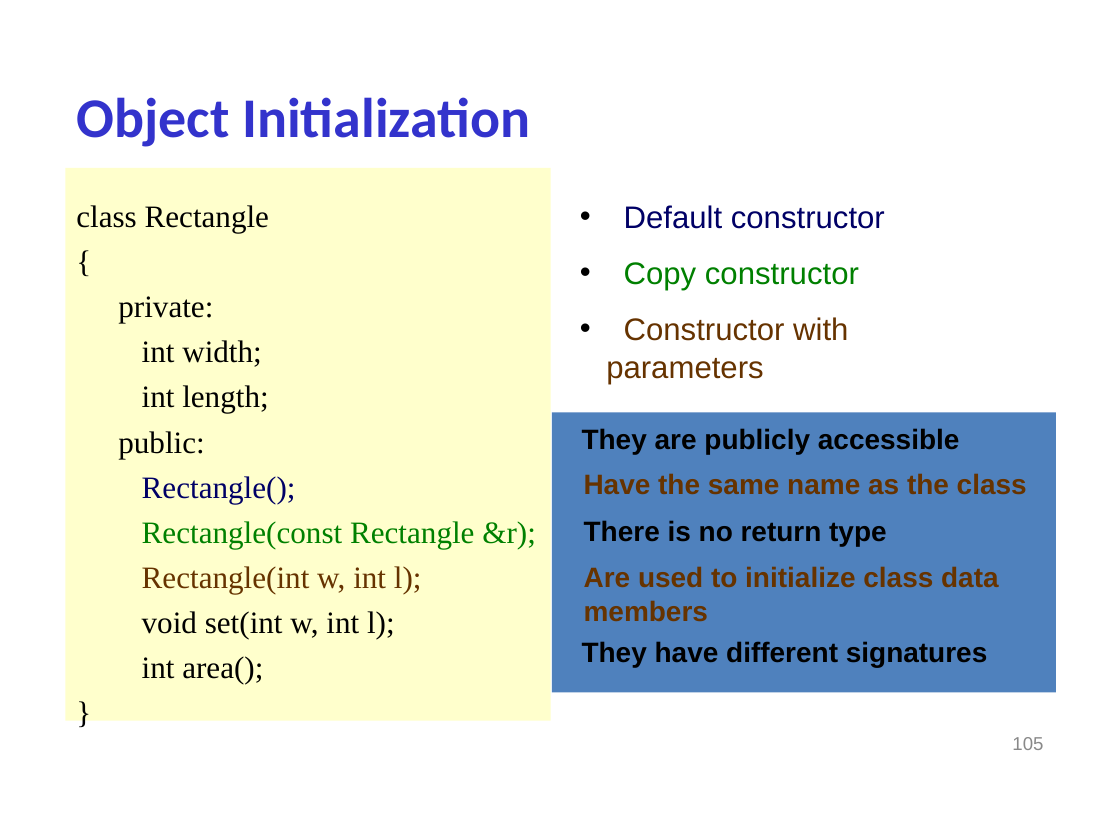
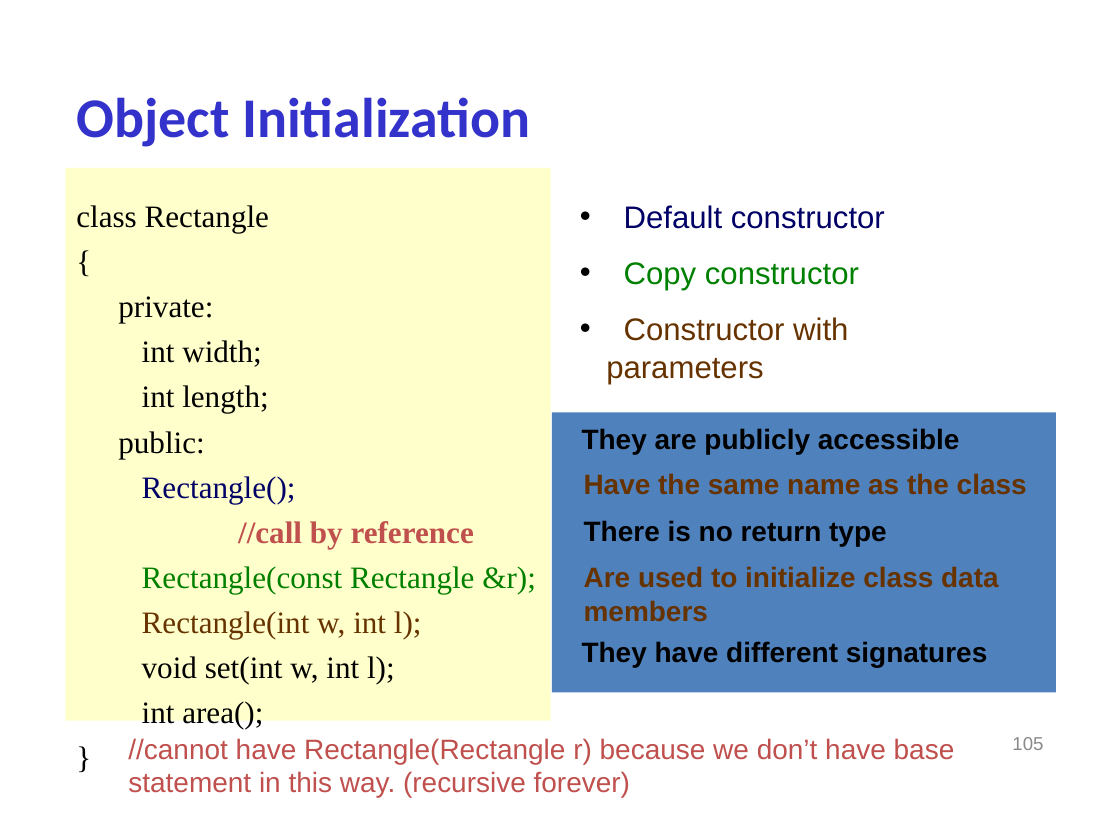
Before and after one commit to gabywang/FRE6883, a slide deck: slide 105 of Slides/Part 1-Financial Computation in C++.ppt. Drawn at 1120x840 pixels with LibreOffice and Linux fonts; fonts in the diff are those of the drawing; background and template pictures are left out. Boxes give left, top, right and bottom in pixels: in the first picture for what was removed or moved away, otherwise in the second. Text is boxed around its words. In the diff, an @@ line names an element or a change of style, - is before the commit and + after.

```diff
--- a/Slides/Part 1-Financial Computation in C++.ppt
+++ b/Slides/Part 1-Financial Computation in C++.ppt
@@ text in rectangle at box(238, 521, 474, 549): paragraph added @@
+//call by reference
@@ text added at box(128, 738, 955, 797), 18 pt, text #C0504D @@
+//cannot have Rectangle(Rectangle r) because we don’t have base statement in this way. (recursive forever)
```
Also in this commit, not shown: 2 other slides changed.
